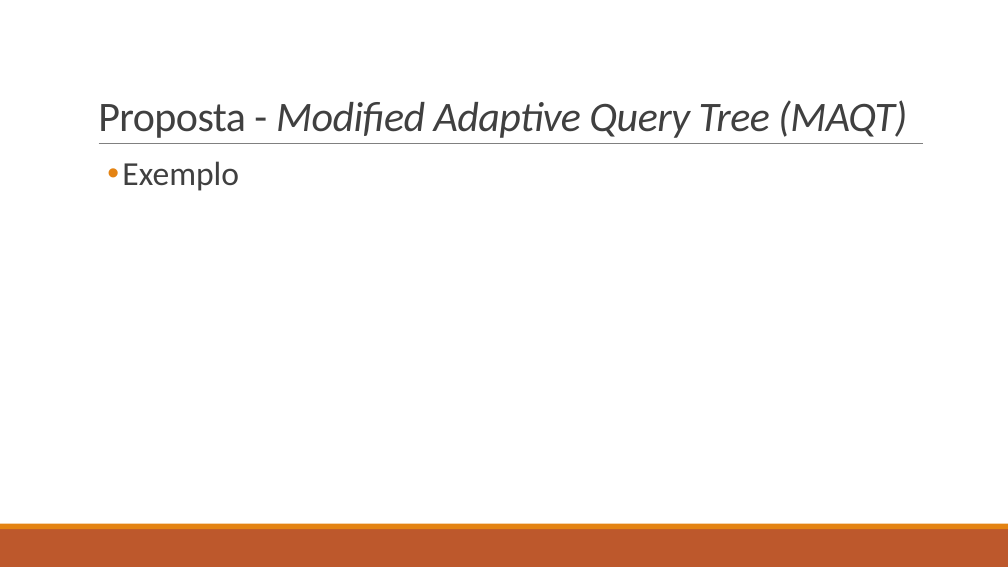
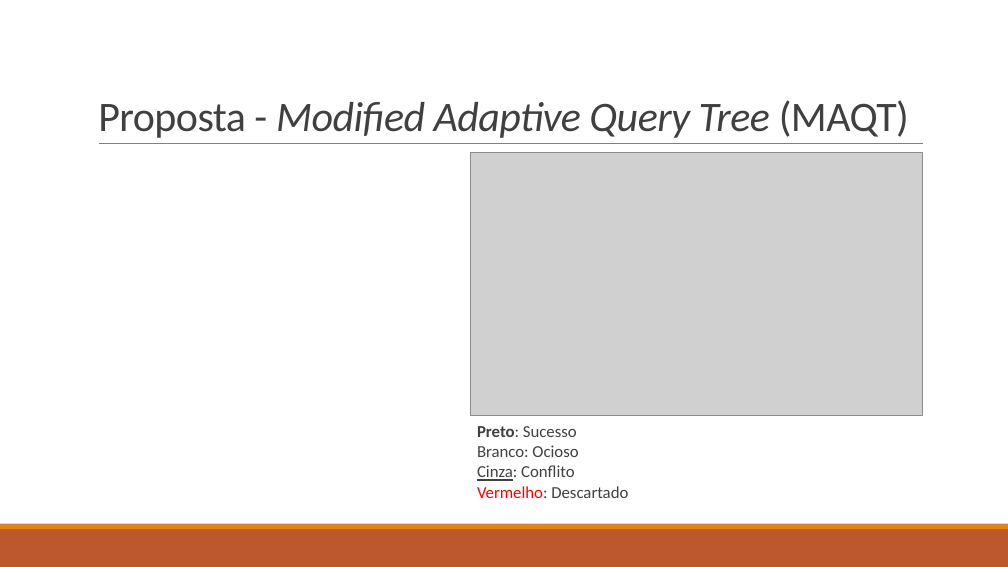
Before and after one commit to DMCabessa/Siscom, a slide deck: slide 19 of Presentation/A New Adaptive Query Tree on Resolving RFID.pptx. Drawn at 1008x567 pixels with LibreOffice and Linux fonts; fonts in the diff are those of the drawing; grey boxes stand for pictures. Boxes give left, top, right and bottom in pixels: in the first picture for what was removed or moved away, otherwise in the second. Text is boxed around its words. In the diff, an @@ line names an element or a change of style, - is before the commit and + after.

Commit message:
Updated presentation

```diff
--- a/Presentation/A New Adaptive Query Tree on Resolving RFID.pptx
+++ b/Presentation/A New Adaptive Query Tree on Resolving RFID.pptx
@@ title "Proposta - Modified Adaptive Query ..." at box(98, 100, 909, 138): italic off in "(MAQT)" @@
@@ text removed at box(122, 161, 239, 191) @@
-  • Exemplo
@@ picture added at box(470, 153, 923, 415) @@
@@ text added at box(477, 426, 628, 498), 16 pt, text #404040 @@
+Preto: Sucesso
+Branco: Ocioso
+Cinza: Conflito
+Vermelho: Descartado
```
Also in this commit, not shown: 1 other slide changed, 6 slides added, 7 other files.
